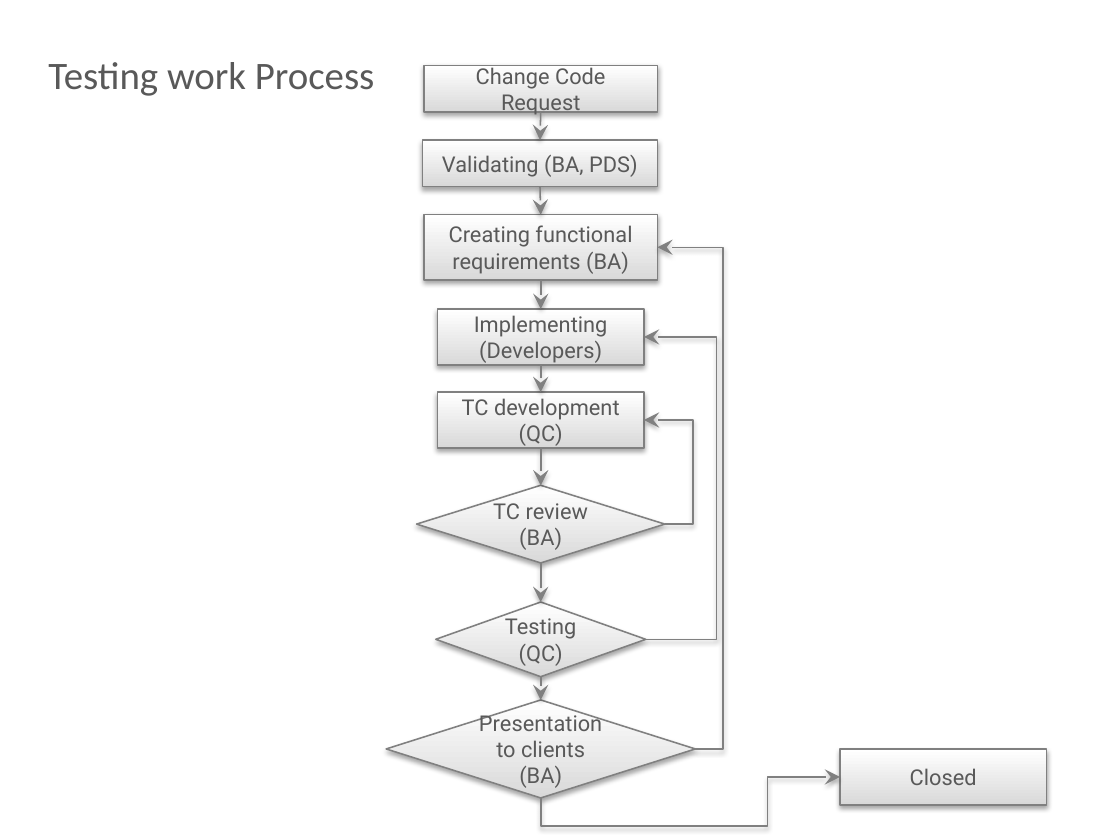
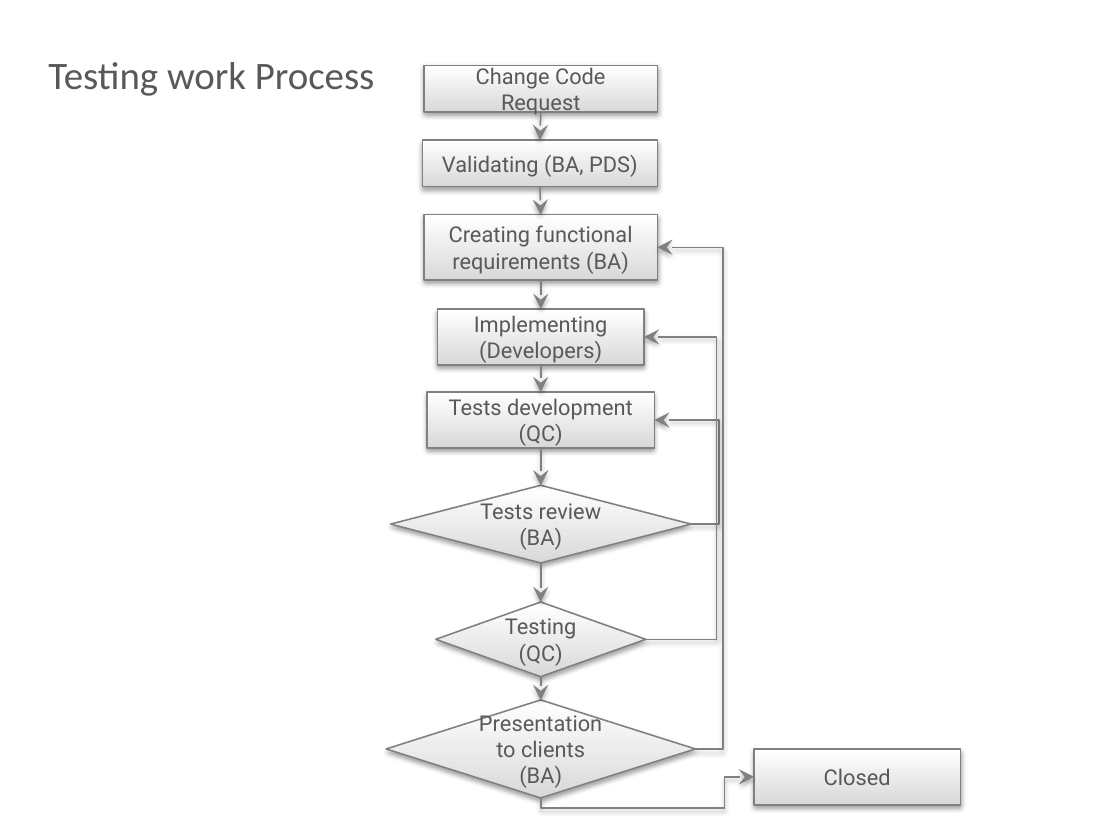
Before and after one commit to BigRacer/swtesting, a slide deck: slide 26 of 1.Introduction_part2/Introduction.pptx (slide 21 before the commit). Drawn at 1120x840 pixels with LibreOffice and Linux fonts; fonts in the diff are those of the drawing; background and template pictures are left out. Boxes give left, top, right and bottom in pixels: in the first picture for what was removed or moved away, otherwise in the second. Text is boxed around its words. In the diff, an @@ line names an element or a change of style, - is before the commit and + after.

```diff
--- a/1.Introduction_part2/Introduction.pptx
+++ b/1.Introduction_part2/Introduction.pptx
@@ rectangle "Tests development": place and size @@
-rectangle "Tests development" at (438,392,644,448)
+rectangle "Tests development" at (427,392,654,448)
@@ text in rectangle at (449,398,633,420): text changed @@
-TC development
+Tests development
@@ elbow arrow moved from (665, 524) - (644, 420) to (691, 524) - (654, 420) @@
@@ diamond "Tests review": place and size @@
-diamond "Tests review" at (417,485,665,562)
+diamond "Tests review" at (391,485,691,562)
@@ text in diamond at (480,499,601,519): text changed @@
-TC review
+Tests review
@@ rectangle "Closed": place and size @@
-rectangle "Closed" at (840,749,1046,805)
+rectangle "Closed" at (754,749,960,805)
@@ elbow arrow moved from (541, 797) - (840, 777) to (541, 797) - (754, 777) @@
```
Also in this commit, not shown: 7 other slides changed, 5 slides added, 2 other files.
